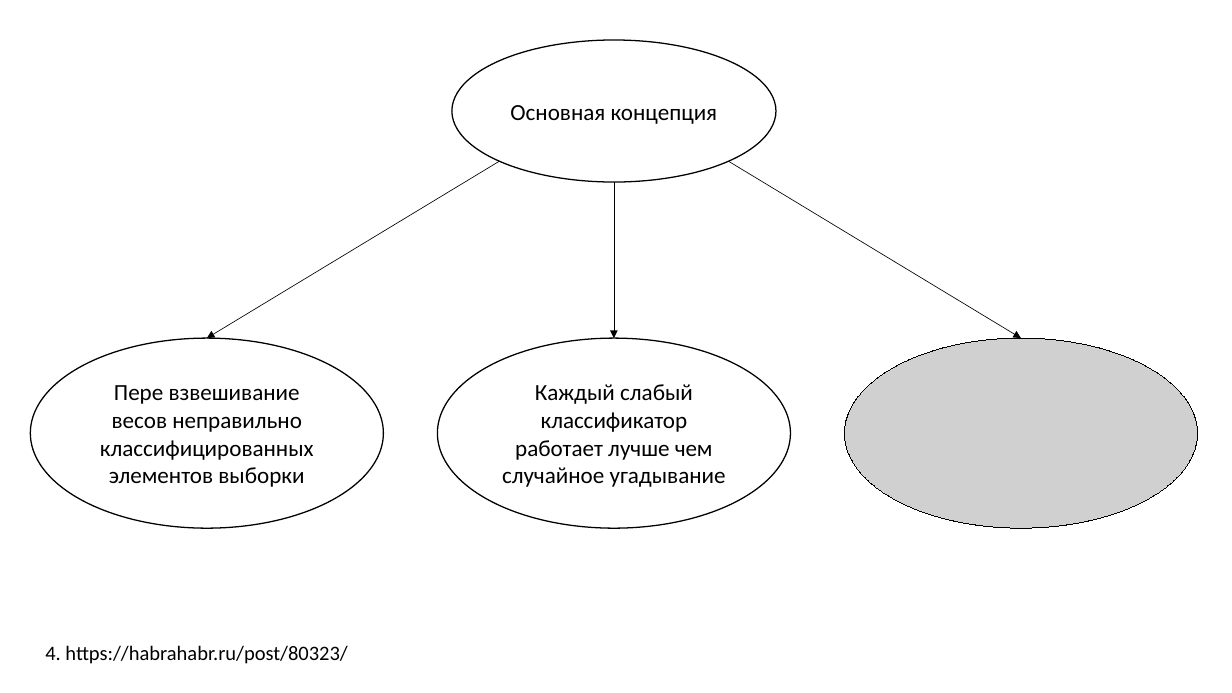
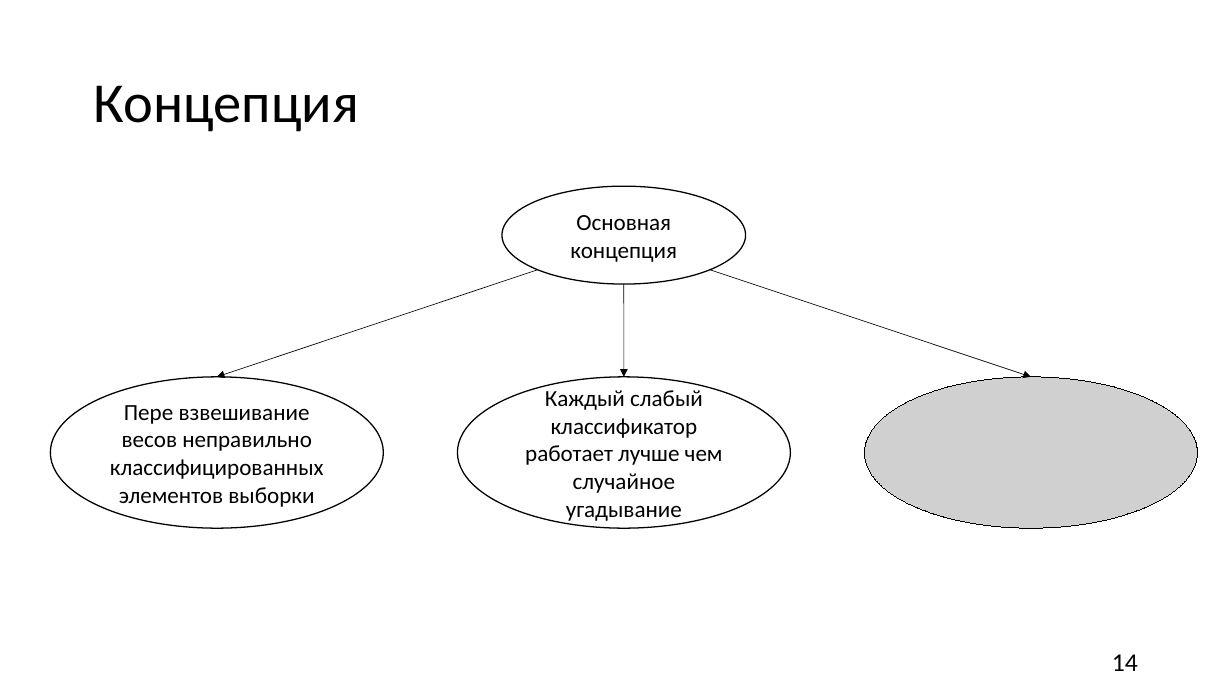
Before and after one commit to MYIIIKET/Diplom, a slide deck: slide 14 of Main/Презентация.pptx. Drawn at 1232x693 pixels with LibreOffice and Linux fonts; fonts in the diff are those of the drawing; grey boxes stand for pictures. Boxes give left, top, right and bottom in pixels: in the first picture for what was removed or moved away, otherwise in the second. Text is boxed around its words. In the diff, an @@ line names an element or a change of style, - is before the commit and + after.

```diff
--- a/Main/Презентация.pptx
+++ b/Main/Презентация.pptx
@@ title added at [94, 85, 359, 132], 44 pt, text #000000 @@
+Концепция
@@ ellipse "Основная концепция": place and size @@
-ellipse "Основная концепция" at [452, 40, 776, 182]
+ellipse "Основная концепция" at [502, 186, 746, 284]
@@ arrow moved from (499, 162) - (207, 338) to (538, 270) - (217, 377) @@
@@ arrow moved from (614, 182) - (614, 338) to (624, 284) - (624, 377) @@
@@ arrow moved from (728, 162) - (1021, 338) to (710, 270) - (1031, 377) @@
@@ ellipse "Пере взвешивание весов неправильно классифицированных ...": place and size @@
-ellipse "Пере взвешивание весов неправильно классифицированных ..." at [30, 338, 384, 529]
+ellipse "Пере взвешивание весов неправильно классифицированных ..." at [51, 377, 384, 529]
@@ ellipse "Каждый слабый классификатор работает лучше ...": place and size @@
-ellipse "Каждый слабый классификатор работает лучше ..." at [437, 338, 790, 529]
+ellipse "Каждый слабый классификатор работает лучше ..." at [457, 377, 790, 529]
@@ picture: place and size @@
-picture at [845, 338, 1198, 529]
+picture at [865, 377, 1198, 529]
@@ text removed at [45, 645, 347, 664] @@
-4. https://habrahabr.ru/post/80323/
@@ page number added at [1112, 654, 1138, 671], 20 pt, text #000000 @@
+14
```
Also in this commit, not shown: 14 other slides changed, 8 slides added, 10 slides removed, 5 other files.
